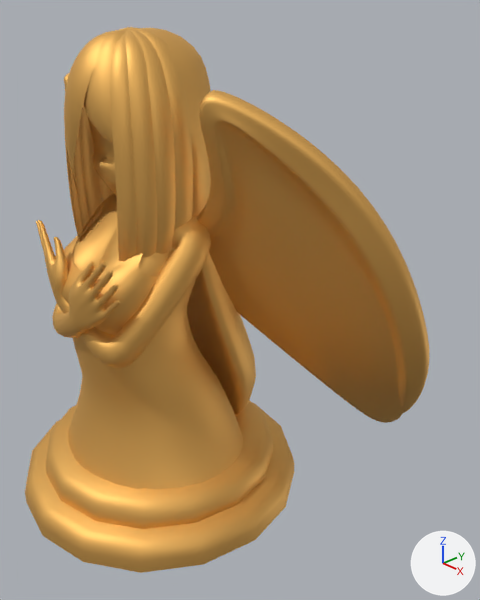
Before and after pictures for a commit that changed the Blender file crystal.blend.
Before and after are seen from a camera (50 mm lens) standing at (0.799, -0.585, 0.778) and looking at (0.08, 0.094, 0.326). The lights are fixed; the arrows at lower right show +X, +Y and +Z.

Names of what the first picture shows: 'Wing', 'body.001', 'cloth', 'face', 'hair-back', 'hair-front-src.001', 'hair-side-src.001', 'stage'.
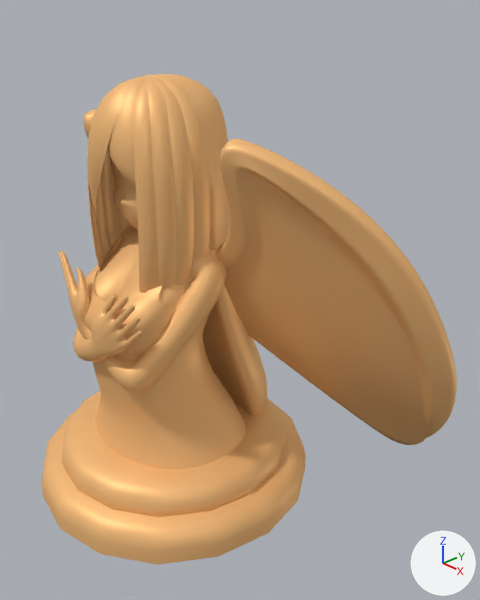
The change in detail:
In material 'statue' (mat_statue), roughness goes from 0.591 to 0.5.
Material 'statue' (mat_statue) changes colour from orange #ffc36a to beige #ffc584; in linear values from (1.0, 0.544, 0.145) to (1.0, 0.559, 0.231).
In material 'statue' (mat_statue), metallic goes from 0.882 to 0.3.
me_cube_003 has 1787 vertices, 1824 faces and spans x -0.133..0.133, y -0.184..0.055, z 0.102..0.577.
me_cube_003 is used by ob_body_001; location (0.0, 0.0, 0.0).
me_cube_003 part 1: the whole mesh is scaled about its middle by (1, 1, 0.98), then moved by (0.0, 0.03, -0.055).
me_sphere has 82 vertices, 71 faces and spans x 0.0..0.113, y -0.035..0.174, z 0.008..0.739.
me_sphere is used by ob_hair_back; location (0.0, 0.0, 0.0).
me_sphere part 2: the whole mesh is scaled about its middle by (1, 1, 0.98), then moved by (0.0, 0.03, -0.055).
me_cube has 54 vertices, 44 faces and spans x 0.029..0.388, y -0.039..0.297, z 0.063..0.683.
me_cube is used by ob_wing; location (0.0, 0.0, 0.0).
me_cube part 3: the whole mesh is multiplied about its middle by the matrix ((1.077, 0.0, -0.039), (0.0, 1.0, 0.0), (0.038, 0.0, 0.979)), then moved by (0.018, 0.03, -0.054).
me_nurbspath_002 has 110 vertices, 80 faces and spans x -0.069..0.065, y -0.127..-0.036, z 0.508..0.738.
me_nurbspath_002 is used by ob_hair_front_src_001; location (0.0, 0.0, 0.0).
me_nurbspath_002 part 4: the whole mesh is scaled about its middle by (1, 1, 0.98), then moved by (0.0, 0.03, -0.06).
me_nurbspath_003 has 632 vertices, 480 faces and spans x -0.101..0.101, y -0.113..-0.009, z 0.375..0.74.
me_nurbspath_003 is used by ob_hair_side_src_001; location (0.0, 0.0, 0.0).
me_nurbspath_003 part 5: the whole mesh is scaled about its middle by (1, 1, 0.98), then moved by (0.0, 0.03, -0.059).
me_cube_001 is used by ob_cloth; location (0.0, 0.0, 0.0).
me_cube_001 had 161 vertices, 127 faces and spanned x 0.0..0.176, y -0.186..0.102, z 0.08..0.502.
me_cube_001 now has 151 vertices, 118 faces and spans x 0.0..0.152, y -0.136..0.12, z 0.078..0.444.
me_cube_001 part 6: 161 vertices removed from x 0.0..0.176, y -0.186..0.102, z 0.08..0.502; 151 vertices added at x 0.0..0.152, y -0.136..0.12, z 0.078..0.444.
me_circle_001 has 48 vertices, 35 faces and spans x -0.263..0.263, y -0.285..0.24, z 0.0..0.096.
me_circle_001 is used by ob_stage; location (0.0, 0.0, 0.0).
me_circle_001 part 7: the loose piece of 24 vertices spanning x -0.221..0.221, y -0.243..0.198, z 0.037..0.096 is moved by (0.0, 0.03, 0.004).
me_circle_001 part 8: all 8 vertices in x -0.263..0.263, y -0.285..0.24, z 0.0 are moved by (0.0, 0.03, -0.005).
me_circle_001 part 9: all 16 vertices in x -0.263..0.263, y -0.285..0.24, z 0.041..0.054 are moved by (0.0, 0.03, 0.004).

Where the change shows, as pixel boxes [x1, y1, x2, y2] in the pictures (480 x 600 px; the box of a moved part takes in the faces that stretch with it):
'Wing', recoloured, surface changed, reshaped
    before: [64, 73, 429, 423]
    after: [84, 109, 457, 445]
'stage', recoloured, surface changed, reshaped (orange to beige)
    before: [25, 400, 294, 573]
    after: [42, 391, 306, 565]
'cloth', recoloured, surface changed, reshaped (10% narrower, 18% shorter)
    before: [62, 194, 243, 489]
    after: [84, 226, 246, 469]
'hair-side-src.001', recoloured, surface changed, mesh rescaled (7% shorter)
    before: [65, 27, 193, 261]
    after: [87, 75, 210, 293]
'body.001', recoloured, surface changed, mesh rescaled
    before: [36, 194, 211, 368]
    after: [58, 225, 227, 392]
'hair-back', recoloured, surface changed, mesh rescaled (12% shorter)
    before: [140, 28, 256, 415]
    after: [157, 74, 267, 416]
'hair-front-src.001', recoloured, surface changed, mesh rescaled (9% shorter)
    before: [64, 30, 125, 194]
    after: [88, 78, 147, 227]
'face', recoloured, surface changed
    both: [88, 117, 138, 229]
part 7 of me_circle_001, moved or reshaped
    before: [46, 400, 273, 529]
    after: [62, 391, 285, 517]
part 8 of me_circle_001, moved or reshaped
    before: [25, 456, 294, 573]
    after: [42, 448, 306, 565]
part 9 of me_circle_001, moved or reshaped
    before: [26, 402, 292, 552]
    after: [43, 405, 304, 540]
